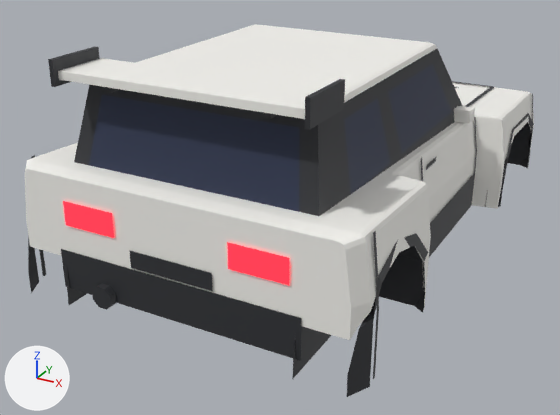
The FBX model assets/meshes/fauve/Fauve.fbx: old version first, new version second.
Camera for both pictures: a 50 mm camera at (6.8, -14.11, 5.72) aimed at (-0.54, -0.77, -0.95). Arrows for +X, +Y and +Z are at lower left; the lights stay in place. The first picture is the older version.

Objects in the first picture: 'BumperRear', 'Cowl', 'Door_FR', 'Fender_FR', 'Fender_RR', 'Opt_Wing_Rally_WingBlade', 'Pillars', 'RearWindow', 'Roof', 'TailGarnish', 'Window_FR', 'Window_RR' and 20 more.
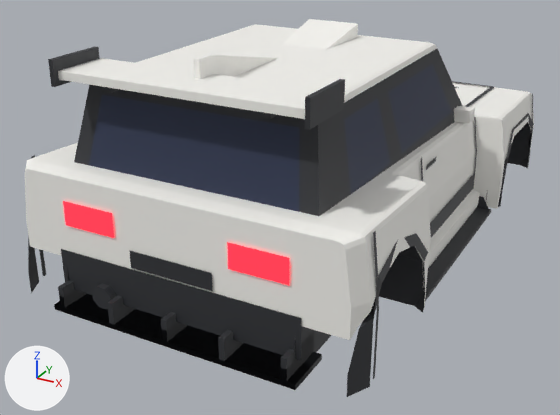
Where the change shows, as pixel boxes [x1, y1, x2, y2] in the pictures (560 x 415 px):
'Opt_Diffuser_Road_AccDiffuser', added
    after: [54, 290, 312, 390]
'Opt_Diffuser_Race_AccDiffuserRace', added
    after: [54, 280, 322, 390]
'Opt_Skirts_Blade_AccSideBlade_R', added
    after: [425, 196, 491, 301]
'Opt_Roof_Scoop_AccRoofScoop', added
    after: [283, 19, 358, 49]
'Opt_Roof_Fin_AccSharkFin', added
    after: [194, 54, 278, 79]
'Opt_Skirts_Side_AccSkirt_R', added
    after: [428, 189, 480, 268]

Edits to the bpy script that builds the scene:
```text
Add me_opt_skirts_side_accskirt_r:
    me_opt_skirts_side_accskirt_r.from_pydata([(2.72, 2.35, -1.46), (2.88, 2.35, -1.46), (2.88, -2.35, -1.46), (2.72, -2.35, -1.46), (2.92, 2.35, -1.3), (2.92, -2.35, -1.3), (2.92, 2.35, -1.06), (2.92, -2.35, -1.06), (2.72, 2.35, -0.98), (2.72, -2.35, -0.98)], [], [(0, 1, 2, 3), (1, 4, 5, 2), (4, 6, 7, 5), (6, 8, 9, 7), (8, 6, 4, 1, 0), (3, 2, 5, 7, 9)])
    me_opt_skirts_side_accskirt_r.materials.append(mat_body)  # white #f7f6f1
Add me_opt_roof_fin_accsharkfin:
    me_opt_roof_fin_accsharkfin.from_pydata([(0.05, -4.05, 3.03), (0.05, -4.4, 3.03), (0.05, -4.4, 2.54), (0.05, -1.85, 2.54), (-0.05, -1.85, 2.54), (-0.05, -4.4, 2.54), (-0.05, -4.4, 3.03), (-0.05, -4.05, 3.03)], [], [(0, 1, 2, 3), (4, 5, 6, 7), (6, 1, 0, 7), (7, 0, 3, 4), (5, 2, 1, 6)])
    me_opt_roof_fin_accsharkfin.materials.append(mat_body)  # white #f7f6f1
Add me_opt_roof_scoop_accroofscoop:
    me_opt_roof_scoop_accroofscoop.from_pydata([(-0.48, -0.8, 2.55), (0.48, -0.8, 2.55), (0.55, 0.5, 2.83), (-0.55, 0.5, 2.83), (0.55, 0.5, 2.53), (0.48, -0.8, 2.53), (-0.48, -0.8, 2.53), (-0.55, 0.5, 2.53)], [], [(0, 1, 2, 3), (4, 2, 1, 5), (6, 0, 3, 7)])
    me_opt_roof_scoop_accroofscoop.materials.append(mat_body)  # white #f7f6f1
Add ob_opt_skirts_side_accskirt_r:
    ob_opt_skirts_side_accskirt_r = bpy.data.objects.new('Opt_Skirts_Side_AccSkirt_R', me_opt_skirts_side_accskirt_r)
    ob_opt_skirts_side_accskirt_r.location = (0.0, 0.0, 0.0)
Add ob_opt_skirts_blade_accsideblade_r:
    ob_opt_skirts_blade_accsideblade_r = bpy.data.objects.new('Opt_Skirts_Blade_AccSideBlade_R', me_opt_skirts_blade_accsideblade_r)  # 16 vertices, 8 faces; spans x 2.72..3.22, y -2.35..2.35, z -1.48..-1.12; in mat_trim (dark grey #2f3035)
    ob_opt_skirts_blade_accsideblade_r.location = (0.0, 0.0, 0.0)
Add ob_opt_diffuser_road_accdiffuser:
    ob_opt_diffuser_road_accdiffuser = bpy.data.objects.new('Opt_Diffuser_Road_AccDiffuser', me_opt_diffuser_road_accdiffuser)  # a box spanning x -2.4..2.4, y -5.64..-5.09, z -1.44..-1.34; a box spanning x -2.25..-2.15, y -5.64..-5.09, z -1.34..-1.12; a box spanning x -0.05..0.05, y -5.64..-5.09, z -1.34..-1.12; a box spanning x 2.15..2.25, y -5.64..-5.09, z -1.34..-1.12; in mat_trim (dark grey #2f3035)
    ob_opt_diffuser_road_accdiffuser.location = (0.0, 0.0, 0.0)
Add ob_opt_roof_fin_accsharkfin:
    ob_opt_roof_fin_accsharkfin = bpy.data.objects.new('Opt_Roof_Fin_AccSharkFin', me_opt_roof_fin_accsharkfin)
    ob_opt_roof_fin_accsharkfin.location = (0.0, 0.0, 0.0)
Add ob_opt_roof_scoop_accroofscoop:
    ob_opt_roof_scoop_accroofscoop = bpy.data.objects.new('Opt_Roof_Scoop_AccRoofScoop', me_opt_roof_scoop_accroofscoop)
    ob_opt_roof_scoop_accroofscoop.location = (0.0, 0.0, 0.0)
Add ob_opt_diffuser_race_accdiffuserrace:
    ob_opt_diffuser_race_accdiffuserrace = bpy.data.objects.new('Opt_Diffuser_Race_AccDiffuserRace', me_opt_diffuser_race_accdiffuserrace)  # a box spanning x -2.4..2.4, y -5.64..-4.74, z -1.44..-1.34; a box spanning x -2.25..-2.15, y -5.64..-4.74, z -1.34..-0.94; a box spanning x -1.15..-1.05, y -5.64..-4.74, z -1.34..-0.94; a box spanning x -0.05..0.05, y -5.64..-4.74, z -1.34..-0.94; a box spanning x 1.05..1.15, y -5.64..-4.74, z -1.34..-0.94; a box spanning x 2.15..2.25, y -5.64..-4.74, z -1.34..-0.94; in mat_trim (dark grey #2f3035)
    ob_opt_diffuser_race_accdiffuserrace.location = (0.0, 0.0, 0.0)
```
